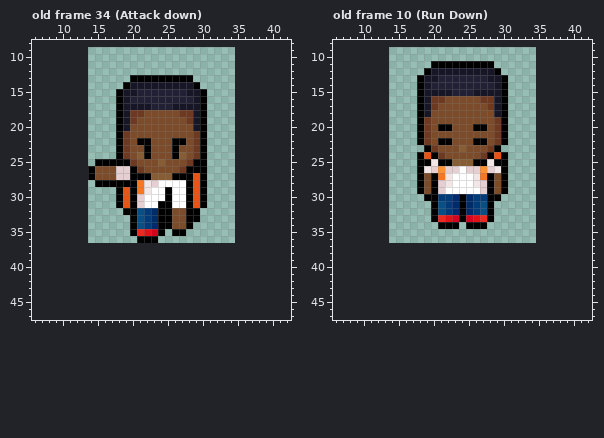
Pixel-art file, stored at Aseprites/Heroi.aseprite. Above: the version before the commit.
21x28 pixels, 52 frames. Shown: old frame 34 (Attack down): x 6..42, y 8..47; old frame 10 (Run Down): x 6..42, y 8..47. The old version is drawn lined up with the new one, on the new canvas. The commit also changed other frames, which this record leaves out.
Now the later version:
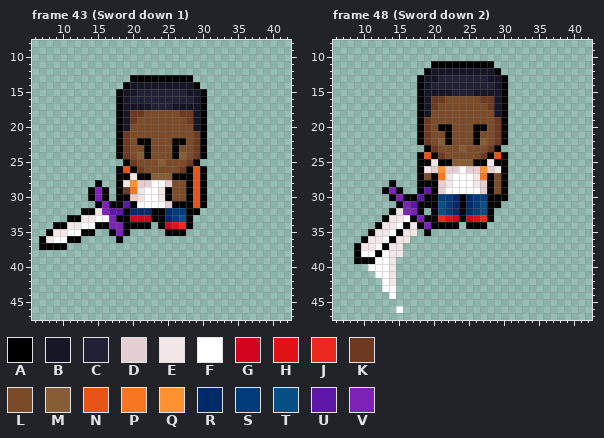
Palette (. is transparent): A #000000  B #171626  C #222034  D #e6cfd2  E #f2e6e7  F #ffffff  G #d1061e  H #e01117  J #eb291e  K #6e3921  L #7b4b2a  M #875d36  N #e85415  P #f77622  Q #ff9130  R #002b6b  S #013b7a  T #084f85  U #5d16a5  V #7c22b7
A new or re-ordered frame is compared with the old frame closest to it.
Changes in this commit:
canvas 21x28 -> 49x55, the old top-left corner now at 14,9
frames re-ordered
Changed rows in their new state; - is an unchanged pixel.
Frame 43 (Sword down 1) against old frame 34 (Attack down):
first column x 7:
25 --------....-----------.
26 -------....AN---------N-
27 -------....AAE----------
28 ---------..-EQDDF-DLL---
29 -------AVA--KPEF-E-LL---
30 -------AVA--ADE--E-LL---
31 --------AVA-U-F--FDAA---
32 ------AAEVUU-RRRA-RSS---
33 ----AAEEFFVAAGGGA-RST-.-
34 --AAEEFFAAVVA-AA.-GHJ---
35 -AEEFFAA--AVA.....A-----
36 AEFFAA-----A--...-------
37 AAAA--------------------
Frame 48 (Sword down 2) against old frame 10 (Run Down):
first column x 21:
21 -A---A-
22 M-----M
first column x 9:
28 -----A----A-----------
29 ----AVA---U-----------
30 -----AVAAU-----------A
31 ------AVUAA---------A-
32 -----AEVVA------------
33 ----AEEFAVA-----------
34 ---AEEFAEAVA----------
35 --AEEFAEE-A-----------
36 -AEEFAEE--------------
37 AEEFAEE---------------
38 AFFAFEE---------------
39 AAAFFE----------------
40 --FFFE----------------
41 ---FFE----------------
42 ----FE----------------
43 ----FF----------------
44 -----F----------------
46 ------F---------------
Pixel boxes of the changes (left, top, right, bottom) in both pictures:
changed: (39, 159, 207, 250)
changed: (438, 131, 487, 145)
changed: (354, 180, 438, 313)
added: (494, 194, 508, 208)
